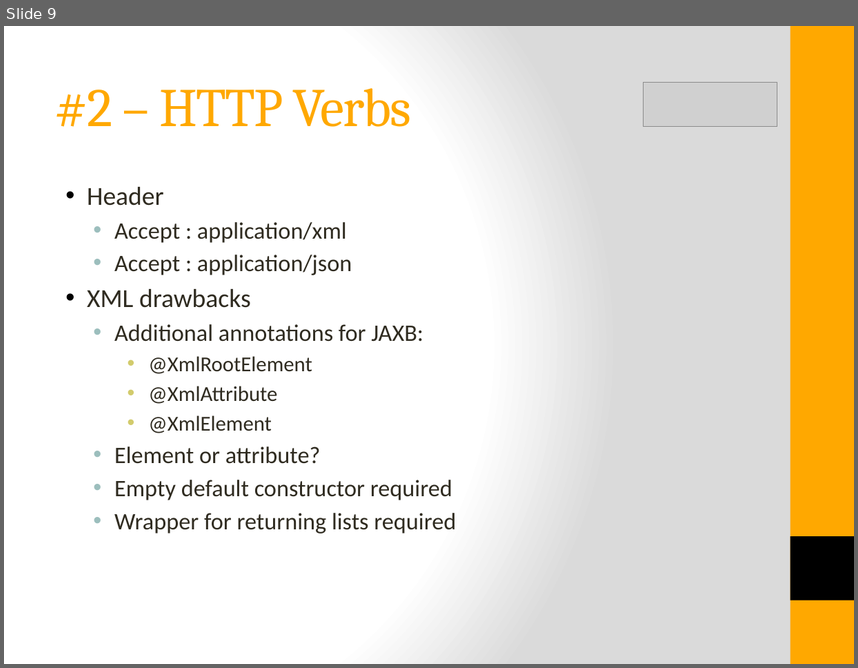
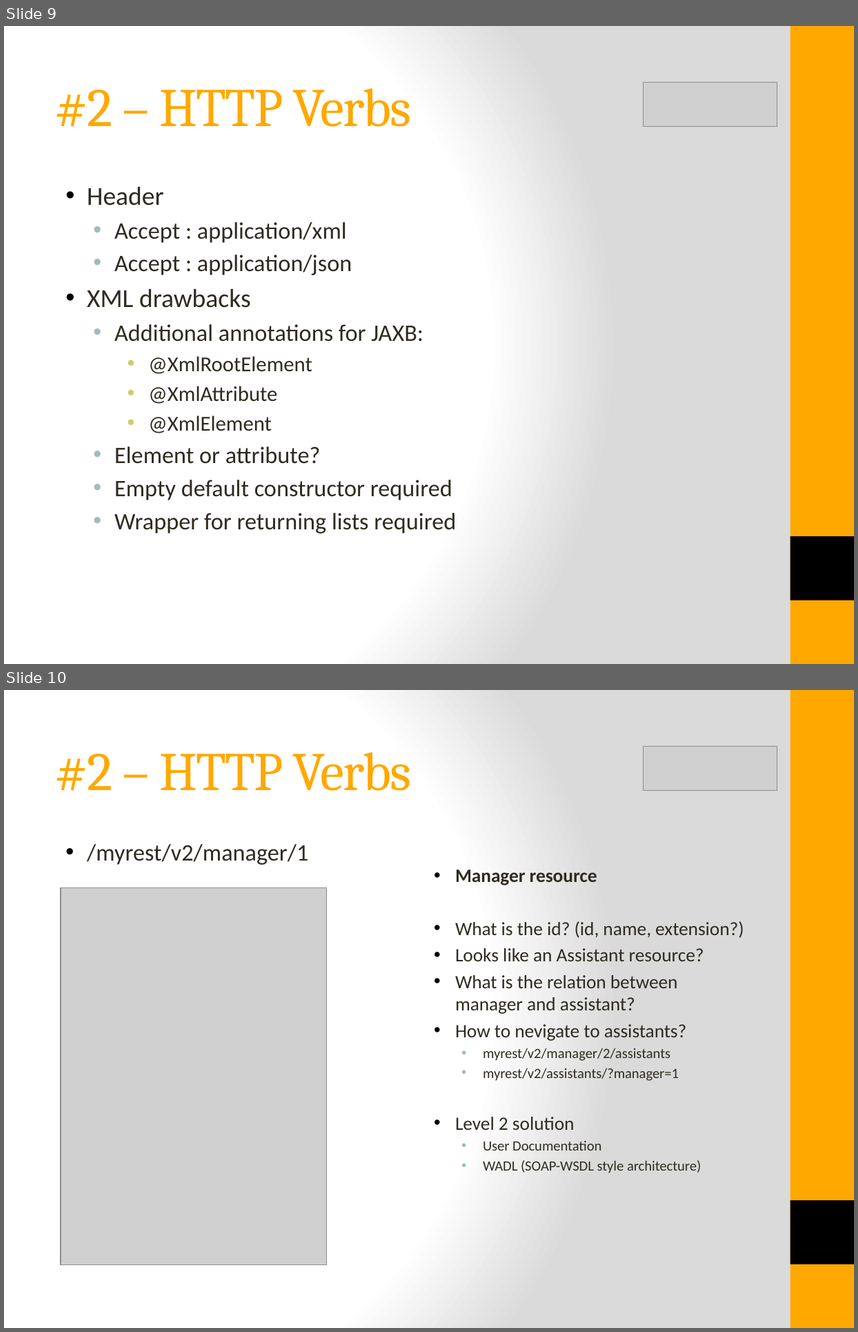
Before and after one commit to istibekesi/my-restful-api, a slide deck: doc/RESTful API Design.pptx. Shown one above the other, each under a label of ours: slide 9 before the commit, slides 9 and 10 after it. The pictures are 858x668 and 858x1332 pixels, drawn with LibreOffice and Linux fonts; fonts in the diff are those of the drawing; grey boxes stand for pictures. Boxes give left, top, right and bottom in pixels: in the first picture for what was removed or moved away, otherwise in the second. Text is boxed around its words. In the diff, an @@ line names an element or a change of style, - is before the commit and + after.

Commit message:
V3 - Introduce Resource objects

```diff
--- a/doc/RESTful API Design.pptx
+++ b/doc/RESTful API Design.pptx
@@ slide 10 added at <box>4,690,854,1328</box>, background gradient #FFFFFF to #DADADA; not listed: 2 template elements that a slide beside it also shows @@
@@ picture added at <box>643,746,777,791</box> @@
@@ title added at <box>55,752,411,791</box>, 46 pt, text #FFA800 @@
+#2 – HTTP Verbs
@@ text added at <box>87,844,308,865</box>, 20 pt, text #2F2B20 @@
+• /myrest/v2/manager/1
@@ text added at <box>455,869,744,1173</box>, 16 pt, text #2F2B20 @@
+• Manager resource
+• What is the id? (id, name, extension?)
+• Looks like an Assistant resource?
+• What is the relation between manager and assistant?
+• How to nevigate to assistants?
+  • myrest/v2/manager/2/assistants
+  • myrest/v2/assistants/?manager=1
+• Level 2 solution
+  • User Documentation
+  • WADL (SOAP-WSDL style architecture)
@@ picture added at <box>61,888,327,1265</box> @@
```
Also in this commit, not shown: 2 slides changed, 3 other slides added, 4 other files.
